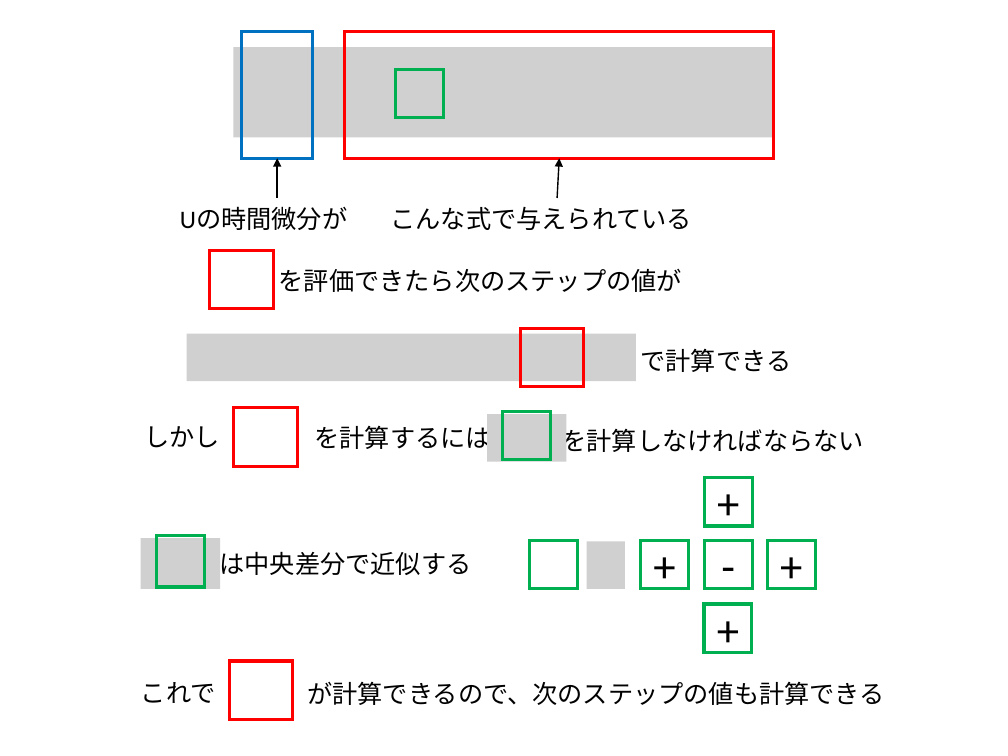
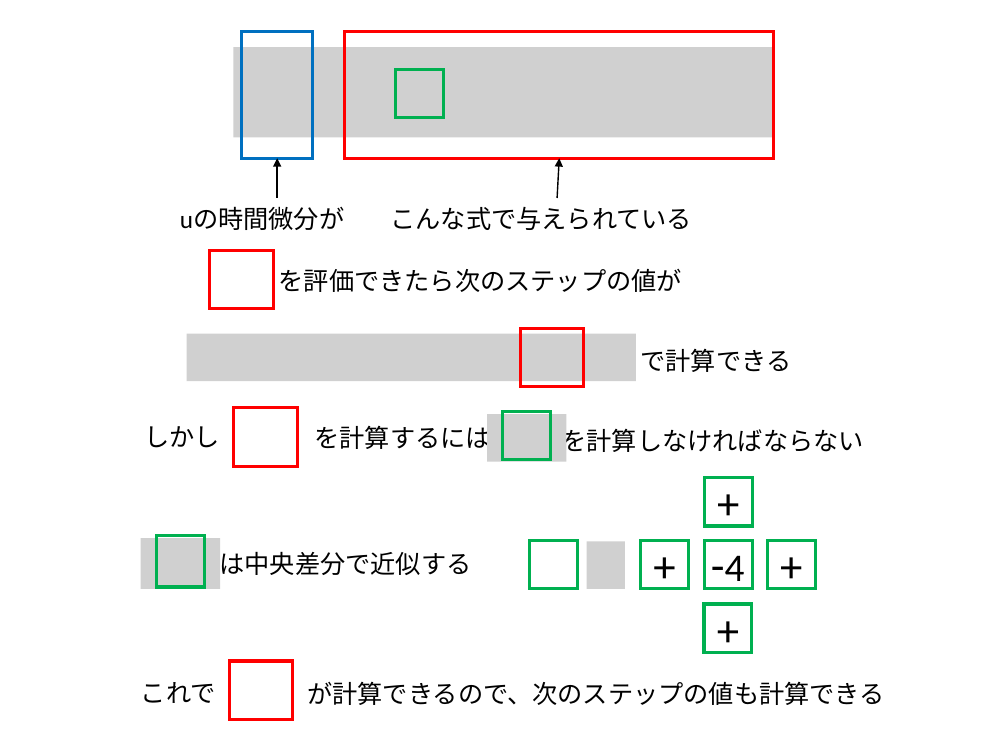
Before and after one commit to kaityo256/python_zero, a slide deck: slide 4 of simulation/fig/fig.pptx (slide 2 before the commit). Drawn at 1008x756 pixels with LibreOffice and Linux fonts; fonts in the diff are those of the drawing; grey boxes stand for pictures. Boxes give left, top, right and bottom in pixels: in the first picture for what was removed or moved away, otherwise in the second. Text is boxed around its words. In the diff, an @@ line names an element or a change of style, - is before the commit and + after.

```diff
--- a/simulation/fig/fig.pptx
+++ b/simulation/fig/fig.pptx
@@ text at bbox=[180, 207, 344, 230]: text changed @@
-Uの時間微分が
+uの時間微分が
@@ text in rectangle at bbox=[705, 540, 753, 589]: text removed @@
--
@@ text added at bbox=[725, 555, 745, 590], 32 pt, text #000000 @@
+-4
```
Also in this commit, not shown: 2 slides added, 11 other files.
